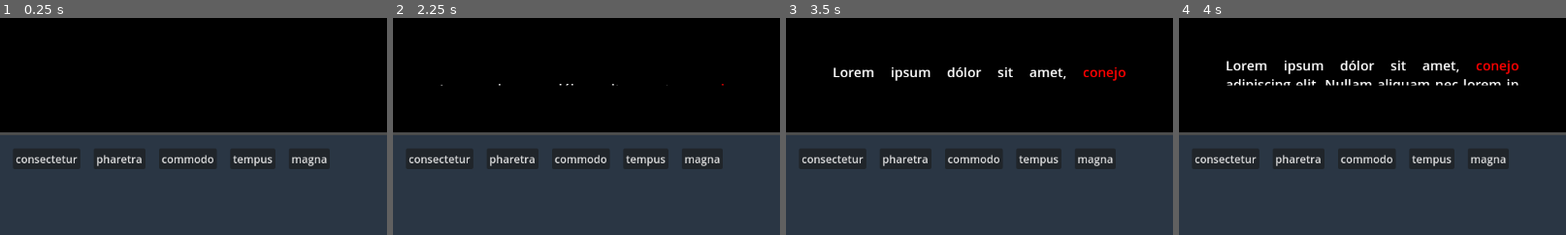
Above: before the commit, frames 1-4 (left to right).
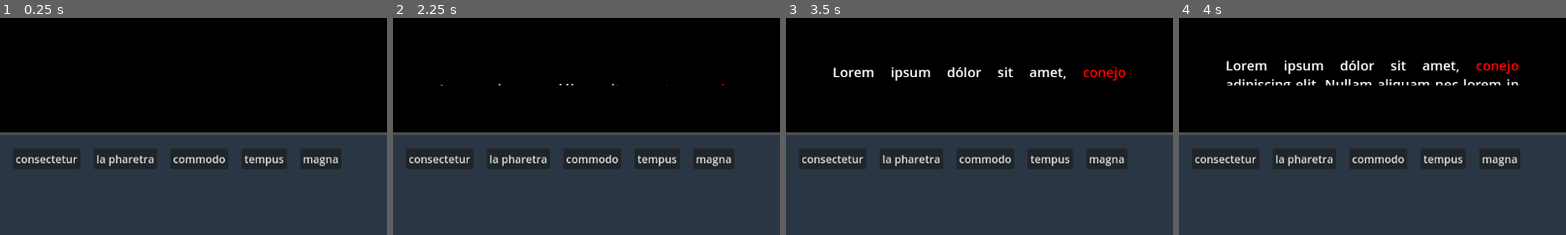
Above: after the commit, the same moments.

Repository: milksake/Teleprompter
Game: Godot game, scene res://Scenes/main.tscn
The game is run twice, just before and just after one commit, with the same random seed, the same clock (stepped at 60 frames per second) and the same inputs. The project has no main scene, so this scene is started directly.
Inputs:
- Up to frame 1 (0.25 s): no input
- Up to frame 2 (2.25 s): tap Enter at 0.5 s
- Up to frame 3 (3.5 s): no input
- Up to frame 4 (4 s): tap Space at 3.5 s
The pictures show only the part of the screen within x 50-100%, y 50-100%; the shares and areas given below are measured in that part.

The runs differ from the first frame. In frame 1, 2.8% of the frame differs, in the area x 25-89%, y 60-70%; in frame 2, 2.8%; in frame 3, 2.8%; in frame 4, 2.8%.

Commit message:
support for space, menus, sound effects and no merge conflicts

Diff:
--- /dev/null
+++ b/Globals/Globals.gd
@@ -0,0 +1,15 @@
+extends Node
+
+var main_scene := preload("res://Scenes/main.tscn")
+var current_level = 0
+
+func restart_level():
+	get_tree().change_scene_to_packed(main_scene)
+
+func next_level():
+	current_level += 1
+	restart_level()
+
+func start():
+	current_level = 0
+	next_level()
--- a/Scenes/main.gd
+++ b/Scenes/main.gd
@@ -1,20 +1,30 @@
-extends Node2D
+extends Node
 
 @export var text_script : ScriptResource
 
 var finished_scrolling = false
 var finished_input = false
+var disable = false
+var generic_menu_scene := preload("res://UI/generic_menu.tscn") as PackedScene
 
 @onready var tele := %Tele
 @onready var word_bank := %WordBank
 @onready var text_bubble := $TextBubble
+@onready var menu_canvas := %MenuCanvas
+@onready var key_audio := %KeyAudio
 
 func _ready():
+	if text_script == null:
+		text_script.load("res://LevelResources/level_" + Globals.current_level + ".tres")
 	finished_input = tele.initialize_values(text_script.text)
 	word_bank.create_text_options(text_script.word_bank)
 	text_bubble.add_text(tele.label.get_parsed_text().lstrip(" \n"))
 
 func _process(delta):
+	if (finished_input and finished_scrolling) and not disable:
+		disable = true
+		create_finish_menu()
+
 	if not finished_scrolling:
 		finished_scrolling = tele.move_slider(delta)
 
@@ -22,11 +32,22 @@
 	if finished_input:
 		return
 	if event is InputEventKey and event.is_pressed():
-		if "a".unicode_at(0) <= event.unicode and event.unicode <= "z".unicode_at(0):
+		if "a".unicode_at(0) <= event.unicode and event.unicode <= "z".unicode_at(0) or " ".unicode_at(0) == event.unicode:
 			var code = word_bank.manage_input(char(event.unicode))
 			if code == 0:
 				tele.erase_current_word()
 				return
 			tele.manage_input(char(event.unicode))
+			key_audio.get_children().pick_random().play()
 			if code == 2:
 				finished_input = tele.next_word()
+				if finished_input:
+					tele.vertical_speed *= 10
+
+func create_finish_menu():
+	var new_menu = generic_menu_scene.instantiate()
+	menu_canvas.add_child(new_menu)
+	new_menu.change_title("Noticiero Terminado")
+	var score = tele.calculate_score()
+	new_menu.add_labels([("Puntaje: " + str(score[0]) + "/" + str(score[1]))])
+	new_menu.add_buttons(["Siguiente Nivel", "Repetir", "Menu Principal"], [Globals.next_level, Globals.restart_level, func(): get_tree().call_deferred('change_scene_to_file', "res://UI/main_menu.tscn")])
--- a/Scenes/main.tscn
+++ b/Scenes/main.tscn
@@ -1,11 +1,13 @@
-[gd_scene load_steps=14 format=3 uid="uid://dmwh7k8da7s70"]
+[gd_scene load_steps=16 format=3 uid="uid://dmwh7k8da7s70"]
 
 [ext_resource type="Script" path="res://Scenes/main.gd" id="1_0bhv7"]
 [ext_resource type="PackedScene" uid="uid://dqn3p7vl1s6uf" path="res://Scenes/tele.tscn" id="2_4uqmi"]
 [ext_resource type="Script" path="res://TextEffects/ScriptTele.gd" id="2_x3lw5"]
 [ext_resource type="Script" path="res://Scenes/CustomResources/TextOptionResource.gd" id="3_ybcvw"]
 [ext_resource type="PackedScene" uid="uid://kvoy5blutk6v" path="res://Scenes/word_bank.tscn" id="4_datnw"]
+[ext_resource type="AudioStream" uid="uid://g4svhlippxtl" path="res://Assets/Sounds/key1.wav" id="6_2rgg5"]
 [ext_resource type="Texture2D" uid="uid://bnuu20jnwn7mh" path="res://Scenes/presentador.png" id="6_vvf1y"]
+[ext_resource type="AudioStream" uid="uid://swbxxwxxlxjx" path="res://Assets/Sounds/key2.wav" id="7_hrov6"]
 [ext_resource type="PackedScene" uid="uid://bbmsl21ljt5ui" path="res://TextBubble/text_bubble.tscn" id="7_j6hh5"]
 
 [sub_resource type="Resource" id="Resource_5g1m3"]
@@ -14,7 +16,7 @@
 
 [sub_resource type="Resource" id="Resource_a027s"]
 script = ExtResource("3_ybcvw")
-text = "pharetra"
+text = "la pharetra"
 
 [sub_resource type="Resource" id="Resource_hivs0"]
 script = ExtResource("3_ybcvw")
@@ -30,10 +32,10 @@
 
 [sub_resource type="Resource" id="Resource_0pt7l"]
 script = ExtResource("2_x3lw5")
-text = "Lorem ipsum dólor sit amet, *conejo|consectetur* adipiscing elit. Nullam aliquam nec lorem in *uretra|pharetra*. Quisque venenatis dolor at au …(194 unchanged characters)…
+text = "Lorem ipsum dólor sit amet, *conejo|consectetur* adipiscing elit. Nullam aliquam nec lorem in *uretra|la pharetra*. Quisque venenatis dolor at au …(194 unchanged characters)…
 word_bank = Array[ExtResource("3_ybcvw")]([SubResource("Resource_5g1m3"), SubResource("Resource_a027s"), SubResource("Resource_hivs0"), SubResource("Resource_hf34i"), SubResource("Resource_yerjy")])
 
-[node name="Main" type="Node2D"]
+[node name="Main" type="Node"]
 script = ExtResource("1_0bhv7")
 text_script = SubResource("Resource_0pt7l")
 
@@ -73,3 +75,15 @@
 offset_top = 64.0
 offset_right = 458.0
 offset_bottom = 136.0
+
+[node name="MenuCanvas" type="CanvasLayer" parent="."]
+unique_name_in_owner = true
+
+[node name="KeyAudio" type="Node" parent="."]
+unique_name_in_owner = true
+
+[node name="AudioStreamPlayer" type="AudioStreamPlayer" parent="KeyAudio"]
+stream = ExtResource("6_2rgg5")
+
+[node name="AudioStreamPlayer2" type="AudioStreamPlayer" parent="KeyAudio"]
+stream = ExtResource("7_hrov6")
--- a/Scenes/tele.gd
+++ b/Scenes/tele.gd
@@ -34,7 +34,9 @@
 	list_form_during = form_during.split('|')
 	list_form_after = form_after.split('|')
 	var padd_string = "\n".repeat(padd)
-	splitted_text = (padd_string + "[fill]" + text + "[/fill]" + padd_string).split('*')
+	var tmpp = (padd_string + "[fill]" + text + "[/fill]" + padd_string)
+	splitted_text = tmpp.split('*')
+
 	for i in range(1, splitted_text.size(), 2):
 		var tmp = splitted_text[i].split('|')
 		correct_words.append(tmp[1])
@@ -66,3 +68,9 @@
 	edited = false
 	splitted_text[current_index * 2 + 1] = list_form_prev[0] + unformated_strings[current_index] + list_form_prev[1]
 	update_text()
+
+func calculate_score():
+	var score = 0
+	for i in range(correct_words.size()):
+		score += int(unformated_strings[i] == correct_words[i])
+	return [score, correct_words.size()]
--- /dev/null
+++ b/UI/generic_menu.gd
@@ -0,0 +1,26 @@
+extends ColorRect
+
+@onready var title_label := %Title as Label
+@onready var button_node := %Buttons as GridContainer
+
+func add_buttons(text, callables):
+	for i in range(min(text.size(), callables.size())):
+		var new_button := Button.new()
+		new_button.text = text[i]
+		new_button.connect("pressed", callables[i])
+		new_button.add_theme_font_size_override("font_size", 25)
+		new_button.size_flags_horizontal = Control.SIZE_EXPAND_FILL
+		button_node.add_child(new_button)
+		if i == 0:
+			new_button.grab_focus()
+
+func change_title(txt : String):
+	title_label.text = txt
+
+func add_labels(text):
+	for i in range(text.size()):
+		var new_label := Label.new()
+		new_label.text = text[i]
+		new_label.add_theme_font_size_override("font_size", 25)
+		new_label.horizontal_alignment = HORIZONTAL_ALIGNMENT_CENTER
+		button_node.add_child(new_label)
--- /dev/null
+++ b/UI/generic_menu.tscn
@@ -0,0 +1,37 @@
+[gd_scene load_steps=2 format=3 uid="uid://bygh28g1kt8h"]
+
+[ext_resource type="Script" path="res://UI/generic_menu.gd" id="1_4myre"]
+
+[node name="GenericMenu" type="ColorRect"]
+anchors_preset = 15
+anchor_right = 1.0
+anchor_bottom = 1.0
+grow_horizontal = 2
+grow_vertical = 2
+color = Color(0, 0, 0, 0.439216)
+script = ExtResource("1_4myre")
+
+[node name="VBoxContainer" type="VBoxContainer" parent="."]
+layout_mode = 1
+anchors_preset = 15
+anchor_right = 1.0
+anchor_bottom = 1.0
+grow_horizontal = 2
+grow_vertical = 2
+
+[node name="Title" type="Label" parent="VBoxContainer"]
+unique_name_in_owner = true
+layout_mode = 2
+size_flags_vertical = 6
+theme_override_font_sizes/font_size = 50
+text = "Title"
+horizontal_alignment = 1
+
+[node name="Buttons" type="GridContainer" parent="VBoxContainer"]
+unique_name_in_owner = true
+layout_mode = 2
+size_flags_horizontal = 4
+size_flags_vertical = 3
+size_flags_stretch_ratio = 1.2
+theme_override_constants/h_separation = 30
+theme_override_constants/v_separation = 30
--- /dev/null
+++ b/UI/level_menu.gd
@@ -0,0 +1,7 @@
+extends TextureRect
+
+func _ready():
+	%MainMenuButton.grab_focus()
+
+func _on_main_menu_button_pressed():
+	get_tree().change_scene_to_file("res://UI/main_menu.tscn")
--- /dev/null
+++ b/UI/level_menu.tscn
@@ -0,0 +1,55 @@
+[gd_scene load_steps=4 format=3 uid="uid://dqlxsru7t4vik"]
+
+[ext_resource type="Script" path="res://UI/level_menu.gd" id="1_gnlkx"]
+
+[sub_resource type="Gradient" id="Gradient_5dh8p"]
+offsets = PackedFloat32Array(0.996785)
+colors = PackedColorArray(0.623529, 0.180392, 0, 1)
+
+[sub_resource type="GradientTexture2D" id="GradientTexture2D_lk2e7"]
+gradient = SubResource("Gradient_5dh8p")
+
+[node name="LevelMenu" type="TextureRect"]
+anchors_preset = 15
+anchor_right = 1.0
+anchor_bottom = 1.0
+grow_horizontal = 2
+grow_vertical = 2
+texture = SubResource("GradientTexture2D_lk2e7")
+script = ExtResource("1_gnlkx")
+
+[node name="MarginContainer" type="MarginContainer" parent="."]
+layout_mode = 1
+anchors_preset = 15
+anchor_right = 1.0
+anchor_bottom = 1.0
+grow_horizontal = 2
+grow_vertical = 2
+theme_override_constants/margin_left = 100
+theme_override_constants/margin_top = 100
+theme_override_constants/margin_right = 100
+theme_override_constants/margin_bottom = 100
+
+[node name="VBoxContainer" type="VBoxContainer" parent="MarginContainer"]
+layout_mode = 2
+
+[node name="HBoxContainer" type="HBoxContainer" parent="MarginContainer/VBoxContainer"]
+layout_mode = 2
+
+[node name="Label" type="Label" parent="MarginContainer/VBoxContainer/HBoxContainer"]
+layout_mode = 2
+size_flags_horizontal = 3
+theme_override_font_sizes/font_size = 40
+text = "Selecciona un Nivel"
+
+[node name="MainMenuButton" type="Button" parent="MarginContainer/VBoxContainer/HBoxContainer"]
+unique_name_in_owner = true
+layout_mode = 2
+theme_override_font_sizes/font_size = 20
+text = "Regresar"
+
+[node name="GridContainer" type="GridContainer" parent="MarginContainer/VBoxContainer"]
+layout_mode = 2
+size_flags_vertical = 3
+
+[connection signal="pressed" from="MarginContainer/VBoxContainer/HBoxContainer/MainMenuButton" to="." method="_on_main_menu_button_pressed"]
--- /dev/null
+++ b/UI/main_menu.gd
@@ -0,0 +1,12 @@
+extends TextureRect
+
+var generic_menu_scene := preload("res://UI/generic_menu.tscn") as PackedScene
+
+func _ready():
+	%StartButton.grab_focus()
+
+func _on_start_button_pressed():
+	Globals.start()
+
+func _on_level_button_pressed():
+	get_tree().change_scene_to_file("res://UI/level_menu.tscn")
--- /dev/null
+++ b/UI/main_menu.tscn
@@ -0,0 +1,58 @@
+[gd_scene load_steps=4 format=3 uid="uid://duog1u5ljhlbi"]
+
+[ext_resource type="Script" path="res://UI/main_menu.gd" id="1_fte1f"]
+
+[sub_resource type="Gradient" id="Gradient_2daa0"]
+offsets = PackedFloat32Array(1)
+colors = PackedColorArray(0.0429136, 0.191922, 0.112343, 1)
+
+[sub_resource type="GradientTexture2D" id="GradientTexture2D_2xrst"]
+gradient = SubResource("Gradient_2daa0")
+
+[node name="MainMenu" type="TextureRect"]
+anchors_preset = 15
+anchor_right = 1.0
+anchor_bottom = 1.0
+grow_horizontal = 2
+grow_vertical = 2
+texture = SubResource("GradientTexture2D_2xrst")
+script = ExtResource("1_fte1f")
+
+[node name="VBoxContainer" type="VBoxContainer" parent="."]
+layout_mode = 1
+anchors_preset = 15
+anchor_right = 1.0
+anchor_bottom = 1.0
+grow_horizontal = 2
+grow_vertical = 2
+
+[node name="Label" type="Label" parent="VBoxContainer"]
+layout_mode = 2
+size_flags_vertical = 3
+theme_override_font_sizes/font_size = 50
+text = "Teleprompter"
+horizontal_alignment = 1
+vertical_alignment = 1
+
+[node name="HBoxContainer" type="HBoxContainer" parent="VBoxContainer"]
+layout_mode = 2
+size_flags_vertical = 3
+theme_override_constants/separation = 50
+alignment = 1
+
+[node name="StartButton" type="Button" parent="VBoxContainer/HBoxContainer"]
+unique_name_in_owner = true
+layout_mode = 2
+size_flags_vertical = 4
+theme_override_font_sizes/font_size = 30
+text = "Start"
+
+[node name="LevelButton" type="Button" parent="VBoxContainer/HBoxContainer"]
+unique_name_in_owner = true
+layout_mode = 2
+size_flags_vertical = 4
+theme_override_font_sizes/font_size = 30
+text = "Elegir Nivel"
+
+[connection signal="pressed" from="VBoxContainer/HBoxContainer/StartButton" to="." method="_on_start_button_pressed"]
+[connection signal="pressed" from="VBoxContainer/HBoxContainer/LevelButton" to="." method="_on_level_button_pressed"]
--- a/project.godot
+++ b/project.godot
@@ -14,6 +14,10 @@
 config/features=PackedStringArray("4.2", "Mobile")
 config/icon="res://icon.svg"
 
+[autoload]
+
+Globals="*res://Globals/Globals.gd"
+
 [rendering]
 
 renderer/rendering_method="mobile"
Not shown, added: Assets/Sounds/key1.wav.import
Not shown, added: Assets/Sounds/key2.wav.import
Not shown, added: Assets/Sounds/key1.wav
Not shown, added: Assets/Sounds/key2.wav
